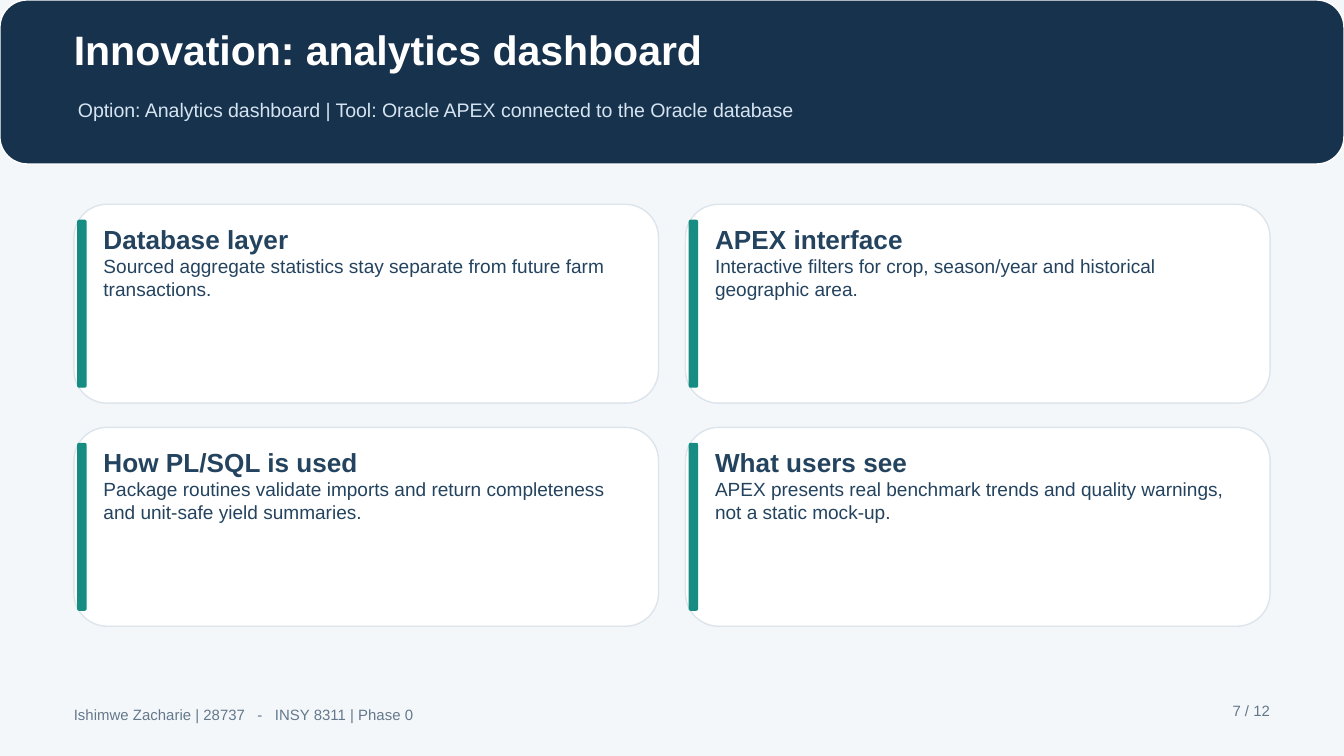
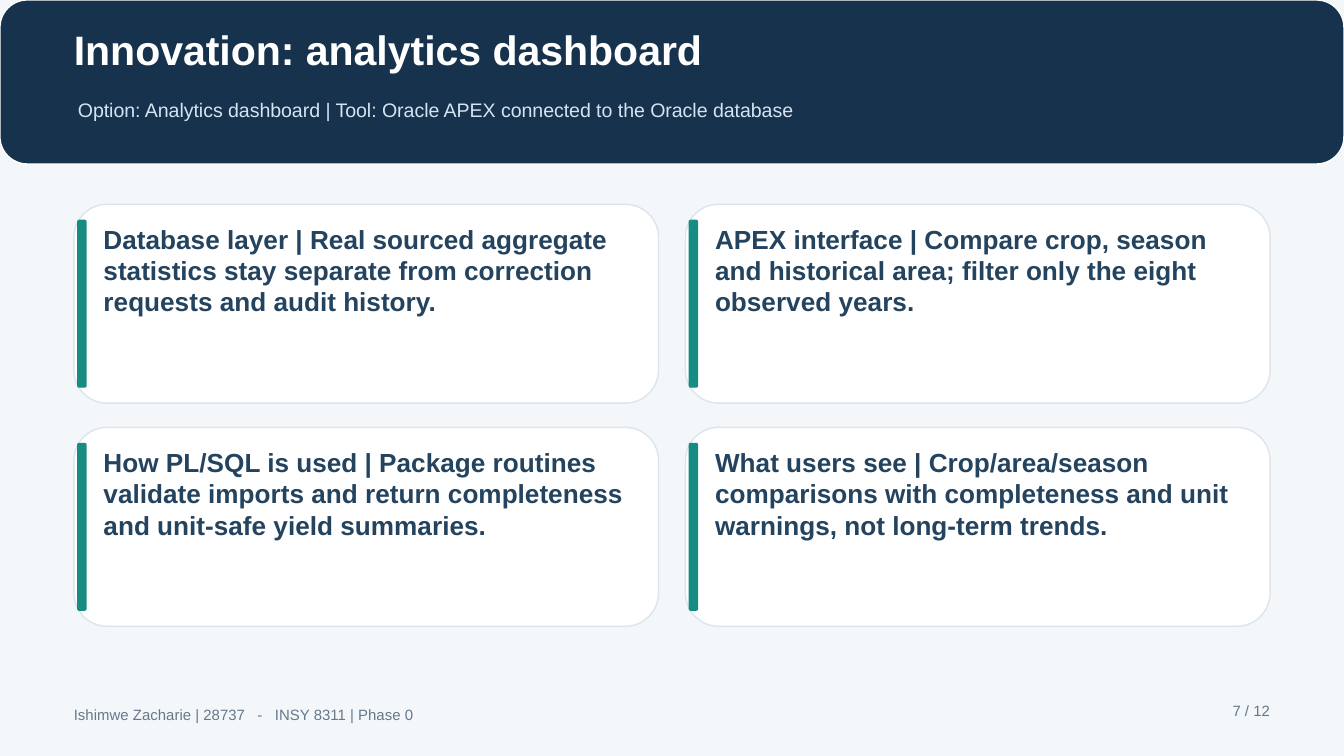
Before and after one commit to ishimwezacharie1-netizen/ishimwe_28737_agri_harvest, a slide deck: slide 7 of docs/presentation/Phase0_Presentation.pptx. Drawn at 1344x756 pixels with LibreOffice and Linux fonts; fonts in the diff are those of the drawing. Boxes give left, top, right and bottom in pixels: in the first picture for what was removed or moved away, otherwise in the second. Text is boxed around its words. In the diff, an @@ line names an element or a change of style, - is before the commit and + after.

```diff
--- a/docs/presentation/Phase0_Presentation.pptx
+++ b/docs/presentation/Phase0_Presentation.pptx
@@ text at <box>103,230,607,317</box>: text changed; size 10.2 to 14 pt; bold on @@
-Database layer
-Sourced aggregate statistics stay separate from future farm transactions.
+Database layer | Real sourced aggregate statistics stay separate from correction requests and audit history.
@@ text at <box>715,230,1206,317</box>: text changed; size 10.2 to 14 pt; bold on @@
-APEX interface
-Interactive filters for crop, season/year and historical geographic area.
+APEX interface | Compare crop, season and historical area; filter only the eight observed years.
@@ text at <box>103,453,622,540</box>: text changed; size 10.2 to 14 pt; bold on @@
-How PL/SQL is used
-Package routines validate imports and return completeness and unit-safe yield summaries.
+How PL/SQL is used | Package routines validate imports and return completeness and unit-safe yield summaries.
@@ text at <box>715,453,1228,540</box>: text changed; size 10.2 to 14 pt; bold on @@
-What users see
-APEX presents real benchmark trends and quality warnings, not a static mock-up.
+What users see | Crop/area/season comparisons with completeness and unit warnings, not long-term trends.
```
Also in this commit, not shown: 10 other slides changed, 6 other files.
